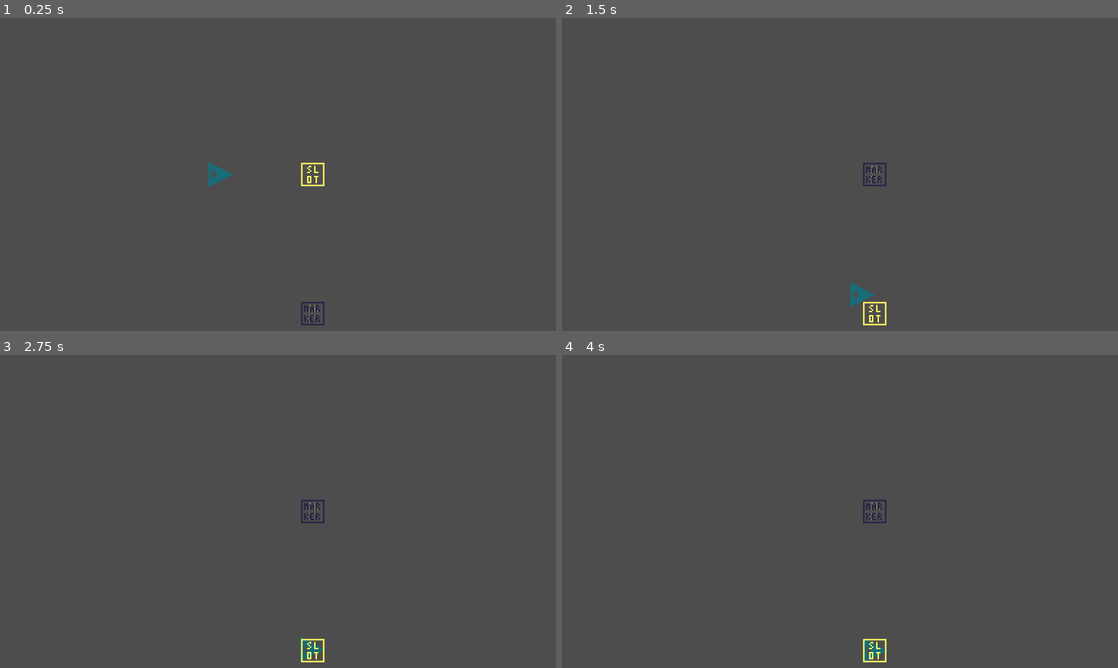
Above: before the commit, frames 1-4 (two rows, left to right).
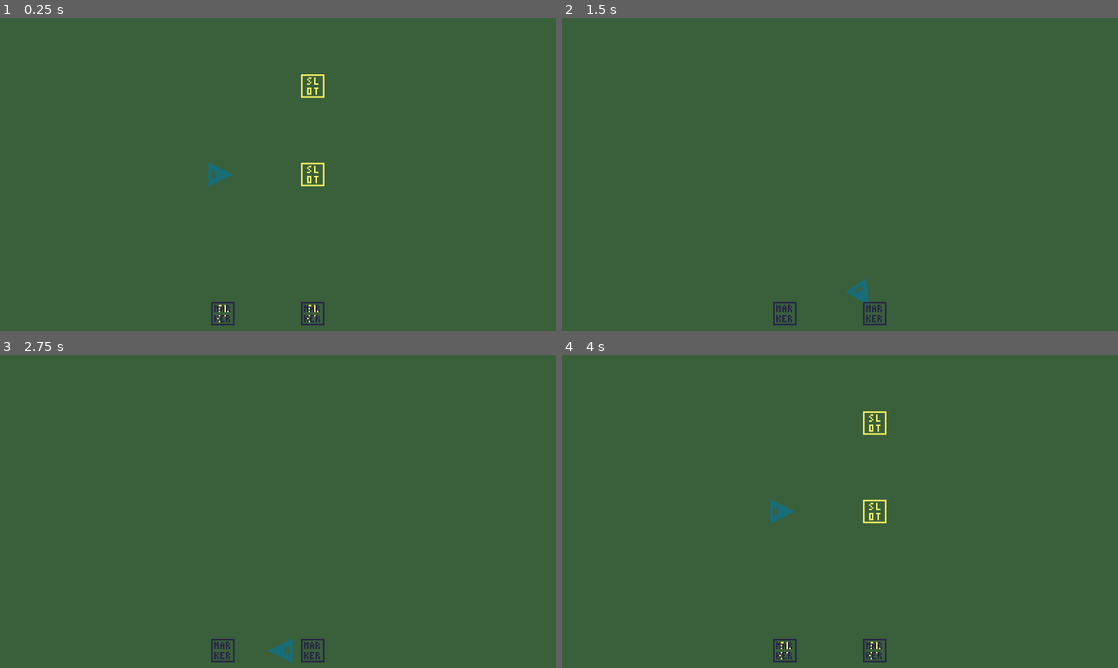
Above: after the commit, the same moments.

Repository: 95jonpet/ld52
Game: Godot game, scene res://main.tscn
Two runs of this game, one before a commit and one after it. Both use one fixed random seed, a clock stepped at 60 frames per second and the inputs below.
Inputs (mouse positions are in pixels of both pictures, inside the frame that each line leads up to):
- Up to frame 1 (0.25 s): no input
- Up to frame 2 (1.5 s): tap Enter (ui_accept) at 0.5 s; drag from (873, 312) to (873, 174) at 0.52 s; drag from (728, 190) to (873, 174) at 1.27 s
- Up to frame 3 (2.75 s): move the mouse to (333, 442) at 2.02 s; hold Enter (ui_accept) from 2.03 s (still down)
- Up to frame 4 (4 s): release Enter (ui_accept) at 2.75 s; drag from (812, 574) to (873, 649) at 2.77 s; tap Enter (ui_accept) at 3.5 s; move the mouse to (1006, 558) at 3.52 s; hold Backspace (ui_text_backspace) from 3.53 s (still down); hold Enter (ui_accept) from 3.53 s (still down)

The runs differ from the first frame. In frame 1, 0.4% of the frame differs, in the area x 38-59%, y 18-99%; in frame 2, 0.8%; in frame 3, 0.8%; in frame 4, 1.0%, in the area x 37-59%, y 18-99%.
Error after the commit: Parse Error: Annotation "@icon" must be at the top of the script, before "extends" and "class_name". (res://planning/marker/marker.gd:4)

Commit message:
Add marker script

Diff:
--- /dev/null
+++ b/global/events.gd
@@ -0,0 +1,3 @@
+extends Node
+
+signal planning_completed()
--- a/levels/level.gd
+++ b/levels/level.gd
@@ -1,6 +1,15 @@
 class_name Level
 extends Node2D
 
+enum PlanItem {
+	Move,
+	Wait,
+}
+
+@export var level_name: String = ""
+@export_multiline var description: String = ""
+
+@export var plan: Array[PlanItem] = []
 
 @onready var _harvester: Harvester = $Harvester
 
@@ -8,8 +17,11 @@
 func _input(event: InputEvent) -> void:
 	if event.is_action_pressed("ui_accept"):
 		start_level()
+	if event.is_action_pressed("ui_text_backspace"):
+		get_tree().reload_current_scene()
 
 
 func start_level() -> void:
+	Events.planning_completed.emit()
 	var markers := get_tree().get_nodes_in_group("Markers")
 	_harvester.play_marker_sequence(markers)
--- a/levels/level.tscn
+++ b/levels/level.tscn
@@ -7,6 +7,7 @@
 
 [node name="Level" type="Node2D"]
 script = ExtResource("1_8suof")
+plan = [0]
 
 [node name="Harvester" parent="." instance=ExtResource("1_2n8hu")]
 position = Vector2(-40, 0)
@@ -16,6 +17,9 @@
 [node name="Slot4" parent="Grid" instance=ExtResource("1_f3gjq")]
 position = Vector2(24, 0)
 
+[node name="Slot5" parent="Grid" instance=ExtResource("1_f3gjq")]
+position = Vector2(24, -61)
+
 [node name="PlanningSlots" type="Node2D" parent="."]
 
 [node name="Slot2" parent="PlanningSlots" instance=ExtResource("1_f3gjq")]
@@ -23,3 +27,9 @@
 
 [node name="Marker2" parent="PlanningSlots" instance=ExtResource("2_3jysm")]
 position = Vector2(24, 96)
+
+[node name="Slot3" parent="PlanningSlots" instance=ExtResource("1_f3gjq")]
+position = Vector2(-38, 96)
+
+[node name="Marker3" parent="PlanningSlots" instance=ExtResource("2_3jysm")]
+position = Vector2(-38, 96)
--- /dev/null
+++ b/planning/marker/marker.gd
@@ -0,0 +1,12 @@
+class_name Marker
+extends Draggable
+
+@icon("res://planning/marker/marker.png")
+
+
+func _ready() -> void:
+	Events.planning_completed.connect(_on_planning_completed)
+
+
+func _on_planning_completed() -> void:
+	selectable = false
--- a/planning/marker/marker.tscn
+++ b/planning/marker/marker.tscn
@@ -1,12 +1,14 @@
-[gd_scene load_steps=4 format=3 uid="uid://c8l8d0pfs1tmr"]
+[gd_scene load_steps=5 format=3 uid="uid://c8l8d0pfs1tmr"]
 
 [ext_resource type="PackedScene" uid="uid://d52uca70xopq" path="res://common/draggable.tscn" id="1_texo2"]
 [ext_resource type="Texture2D" uid="uid://cwua8f1nkek2y" path="res://planning/marker/marker.png" id="2_k2etj"]
+[ext_resource type="Script" path="res://planning/marker/marker.gd" id="2_og02x"]
 
 [sub_resource type="RectangleShape2D" id="RectangleShape2D_8j3md"]
 size = Vector2(15, 15)
 
 [node name="Marker" groups=["Markers"] instance=ExtResource("1_texo2")]
+script = ExtResource("2_og02x")
 
 [node name="Sprite2D" type="Sprite2D" parent="." index="0"]
 texture = ExtResource("2_k2etj")
--- a/planning/slot/slot.gd
+++ b/planning/slot/slot.gd
@@ -5,5 +5,13 @@
 @onready var _sprite: Sprite2D = $Sprite2D
 
 
+func _ready() -> void:
+	Events.planning_completed.connect(_on_planning_completed)
+
+
 func _process(_delta: float) -> void:
 	_sprite.modulate.a = 1.0 if usable else 0.25
+
+
+func _on_planning_completed() -> void:
+	queue_free()
--- a/planning/slot/slot.tscn
+++ b/planning/slot/slot.tscn
@@ -7,7 +7,7 @@
 [sub_resource type="RectangleShape2D" id="RectangleShape2D_dbl6t"]
 size = Vector2(15, 15)
 
-[node name="Slot" instance=ExtResource("1_l63ah")]
+[node name="Slot" groups=["Slot"] instance=ExtResource("1_l63ah")]
 script = ExtResource("2_e2dqc")
 
 [node name="Sprite2D" type="Sprite2D" parent="." index="0"]
--- a/project.godot
+++ b/project.godot
@@ -29,6 +29,11 @@
 "language": &"GDScript",
 "path": "res://levels/level.gd"
 }, {
+"base": "Draggable",
+"class": &"Marker",
+"language": &"GDScript",
+"path": "res://planning/marker/marker.gd"
+}, {
 "base": "DropArea",
 "class": &"Slot",
 "language": &"GDScript",
@@ -39,6 +44,7 @@
 "DropArea": "",
 "Harvester": "",
 "Level": "",
+"Marker": "res://planning/marker/marker.png",
 "Slot": ""
 }
 
@@ -47,11 +53,16 @@
 config/name="ld52"
 run/main_scene="res://main.tscn"
 config/features=PackedStringArray("4.0", "Forward Plus")
-config/icon="res://icon.svg"
 
 [audio]
 
 buses/default_bus_layout="res://settings/audio_bus_layout.tres"
+
+[autoload]
+
+AudioPlayer="*res://global/audio_player.gd"
+MusicPlayer="*res://global/music_player.gd"
+Events="*res://global/events.gd"
 
 [display]
 
@@ -70,4 +81,5 @@
 
 [rendering]
 
+environment/defaults/default_clear_color=Color(0.227451, 0.372549, 0.231373, 1)
 textures/canvas_textures/default_texture_filter=0
--- a/robots/harvester/harvester.gd
+++ b/robots/harvester/harvester.gd
@@ -8,9 +8,14 @@
 
 
 func _physics_process(delta: float) -> void:
-	if global_position == _target_position and not _marker_queue.is_empty():
-		var marker: Node = _marker_queue.pop_front()
-		_target_position = marker.global_position
+	if global_position.distance_squared_to(_target_position) < speed * speed:
+		global_position = _target_position  # Snap to the marker
+
+		# Target the next marker.
+		if not _marker_queue.is_empty():
+			var marker: Node = _marker_queue.pop_front()
+			_target_position = marker.global_position
+			rotation = global_position.angle_to_point(_target_position)
 
 	global_position = global_position.lerp(_target_position, speed * delta)
 
Not shown, added: export_presets.cfg
